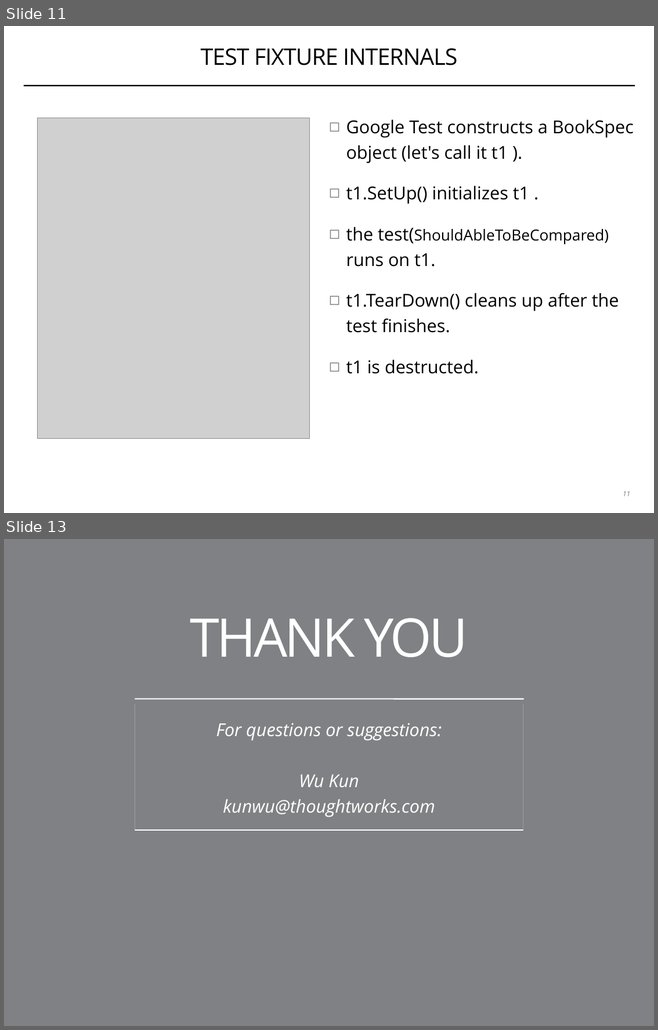
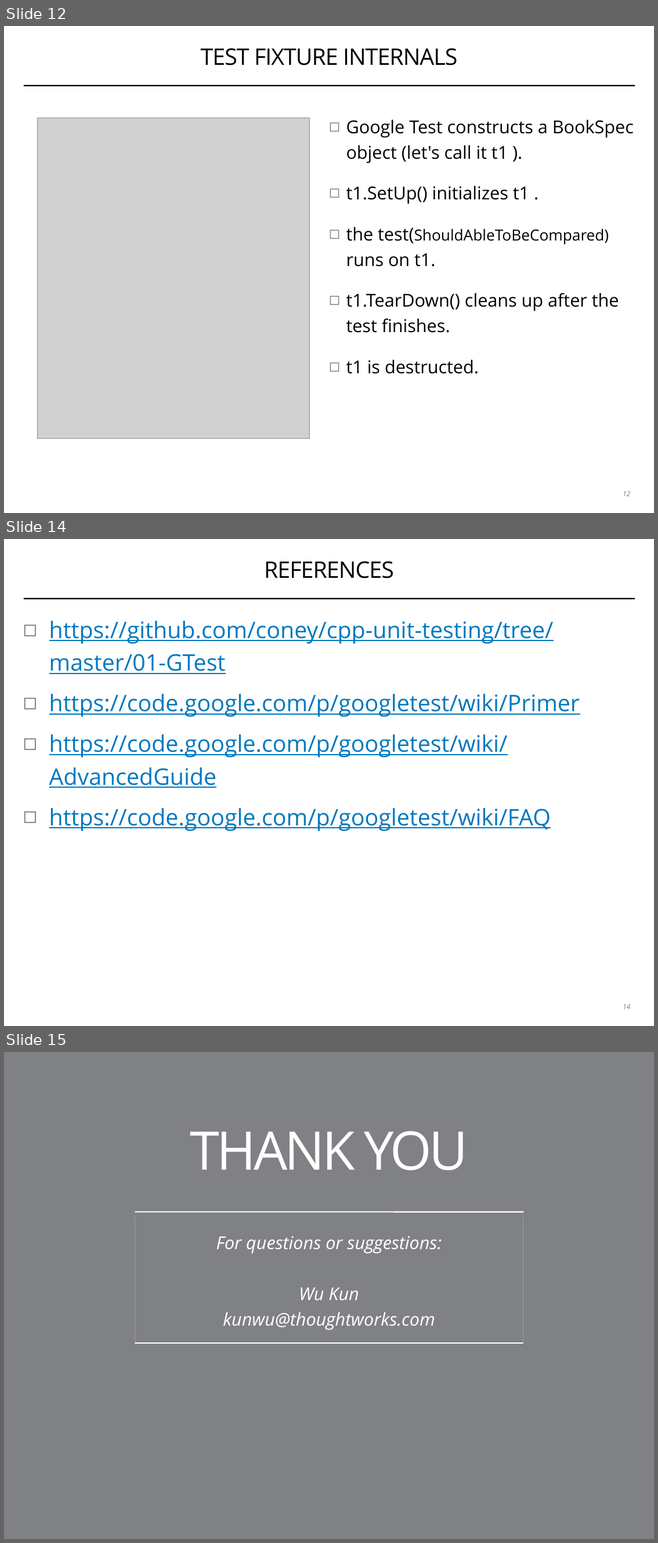
Before and after one commit to coney/cpp-unit-testing, a slide deck: .slides/01-introduction-to-gtest.pptx. Shown one above the other, each under a label of ours: slides 11 and 13 before the commit, slides 12, 14 and 15 after it; the slides between them are not shown. The pictures are 658x1030 and 658x1543 pixels, drawn with LibreOffice and Linux fonts; fonts in the diff are those of the drawing; grey boxes stand for pictures; background and template pictures are left out. Boxes give left, top, right and bottom in pixels: in the first picture for what was removed or moved away, otherwise in the second. Text is boxed around its words. In the diff, an @@ line names an element or a change of style, - is before the commit and + after.

```diff
--- a/.slides/01-introduction-to-gtest.pptx
+++ b/.slides/01-introduction-to-gtest.pptx
@@ slide 14 added at (x1=4, y1=539, x2=654, y2=1026), background #FFFFFF; not listed: 1 template element that a slide beside it also shows @@
@@ title added at (x1=264, y1=561, x2=394, y2=578), 36 pt, text #000000 @@
+REFERENCES
@@ text added at (x1=49, y1=621, x2=579, y2=831), 36 pt, text #0078BF, underline @@
+◻ https://github.com/coney/cpp-unit-testing/tree/master/01-GTest
+◻ https://code.google.com/p/googletest/wiki/Primer
+◻ https://code.google.com/p/googletest/wiki/AdvancedGuide
+◻ https://code.google.com/p/googletest/wiki/FAQ
@@ page number added at (x1=622, y1=1004, x2=630, y2=1009), 11 pt, text #808184, italic @@
+14
@@ what was slide 11 is now slide 12 @@
@@ page number at (x1=622, y1=491, x2=630, y2=496): text changed @@
-11
+12
@@ what was slide 13 is now slide 15 @@
```
Also in this commit, not shown: 1 slide changed, 3 other slides added, 2 slides removed.
